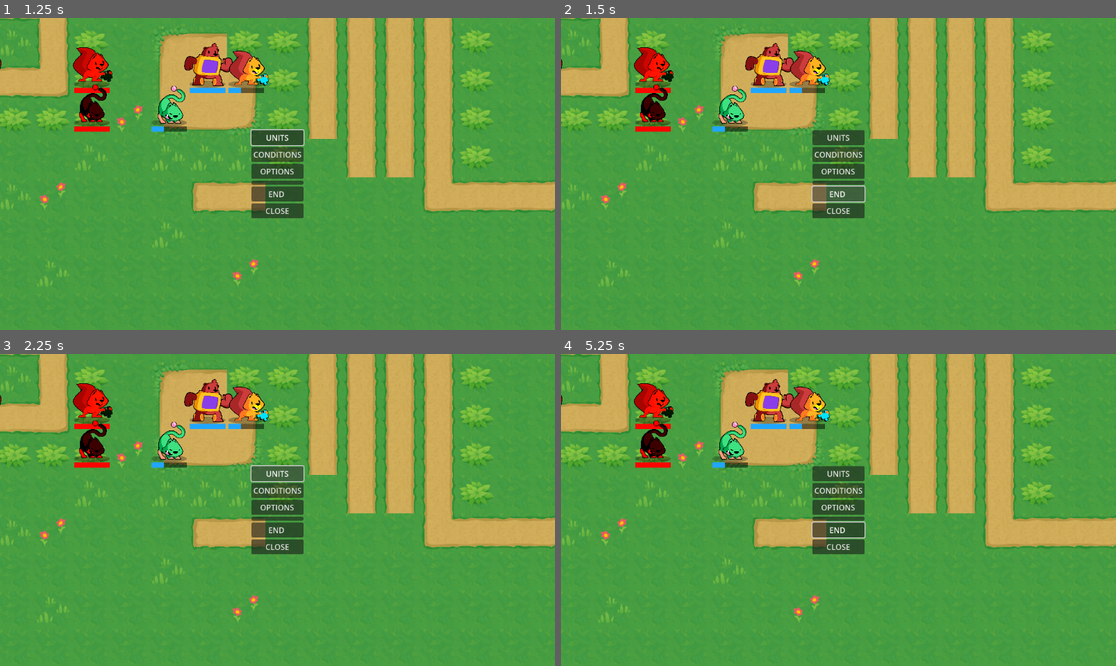
Above: before the commit, frames 1-4 (two rows, left to right).
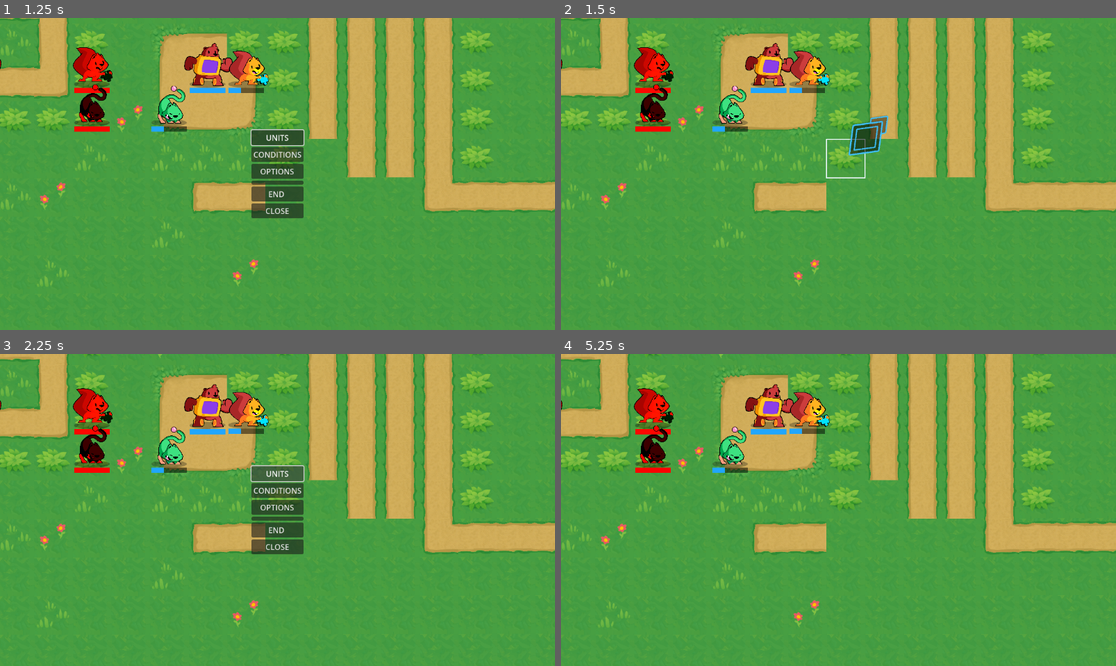
Above: after the commit, the same moments.

Repository: oldhame19/TTRPG
Game: Godot game, scene res://Main.tscn
Same seed, same stepped clock (60 frames per second), same inputs: the game is played once before the commit and once after it.
Inputs (mouse positions are in pixels of both pictures, inside the frame that each line leads up to):
- Up to frame 1 (1.25 s): tap Enter (ui_accept) at 0.5, 0.77 s; move the mouse to (399, 158) at 0.52 s; press the mouse at (399, 158) at 0.53 s; hold Right (ui_right) from 0.53 s (still down)
- Up to frame 2 (1.5 s): release Right (ui_right) at 1.25 s; release the mouse at (960, 158) at 1.25 s; click "END" at 1.25 s
- Up to frame 3 (2.25 s): click (277, 472) at 2 s, where only the run before the commit has a clickable "UNITS"
- Up to frame 4 (5.25 s): click "CONDITIONS" at 2.75 s; click "OPTIONS" at 3.5 s; move the mouse to (727, 525) at 4.27 s; hold Down (ui_down) 4.28-5.03 s; click (727, 525) at 4.35 s; tap Enter (ui_accept) at 5 s; move the mouse to (894, 441) at 5.02 s; press the mouse at (894, 441) at 5.03 s; hold Right (ui_right) from 5.03 s (still down)

Frame 1 is identical in both runs. In frame 2, 2.9% of the frame differs, in the area x 10-100%, y 11-65%; in frame 3, 10%; in frame 4, 13%, in the area x 0-100%, y 0-88%.

Commit message:
Turn logic (i think)

Diff:
--- a/Combat/Scripts/turn_manager.gd
+++ b/Combat/Scripts/turn_manager.gd
@@ -7,8 +7,12 @@
 
 var phases = ["player", "enemy"] # add "ally" if needed
 var current_phase_index := 0
+var _phase_ending = false
 
-var unit_groups := {} # { "player": [], "enemy": [] }
+var unit_groups := {
+	"player": [],
+	"enemy": []
+}
 
 func _ready():
 	start_phase(phases[current_phase_index])
@@ -18,7 +22,9 @@
 	print("Starting phase:", phase_name)
 
 	var units = unit_groups.get(phase_name, [])
-	units = units.filter(func(u): return is_instance_valid(u) and not u.is_dead)
+	units = units.filter(func(u):
+		return is_instance_valid(u) and not u.is_dead
+	)
 
 	if units.is_empty():
 		end_phase()
@@ -38,18 +44,29 @@
 		if not is_instance_valid(u) or u.is_dead:
 			continue
 		await get_tree().create_timer(0.5).timeout # wait half a second
-		u.take_turn()
+		#u.take_turn()
 	end_phase()
 
 func end_phase():
+	if _phase_ending:
+		print("Ignoring repeated end_phase call")
+		return
+	_phase_ending = true
+
+	print("end_phase called, current phase:", phases[current_phase_index])
+
 	emit_signal("phase_ended", phases[current_phase_index])
 	current_phase_index = (current_phase_index + 1) % phases.size()
+	print("Switched to phase index:", current_phase_index)
 
-	# Check win/lose before starting next phase
 	if _check_battle_end():
+		_phase_ending = false
 		return
 
 	start_phase(phases[current_phase_index])
+	_phase_ending = false
+
+
 
 func _check_battle_end() -> bool:
 	if unit_groups["enemy"].filter(func(u): return is_instance_valid(u) and not u.is_dead).is_empty():
@@ -59,3 +76,15 @@
 		emit_signal("battle_ended", "enemy")
 		return true
 	return false
+
+func unit_finished_turn(unit: Unit) -> void:
+	unit.has_acted = true
+	unit.update_acted_visual()
+
+	var current_phase = phases[current_phase_index]
+	var remaining = unit_groups[current_phase].filter(
+		func(u):
+			return is_instance_valid(u) and not u.is_dead and not u.has_acted
+	)
+	if remaining.is_empty():
+		end_phase()
--- a/GUI/PauseMenu/PauseMenu.gd
+++ b/GUI/PauseMenu/PauseMenu.gd
@@ -1,5 +1,7 @@
 extends CanvasLayer
+class_name PauseMenu
 @onready var cursor: Cursor = get_parent()._cursor
+@onready var turn_manager = get_parent().turn_manager
 
 func _ready() -> void:
 	$VBoxContainer/UnitsButton.grab_focus()
@@ -18,7 +20,10 @@
 
 
 func _on_end_turn_button_pressed() -> void:
-	pass # Replace with function body.
+	if turn_manager:
+		turn_manager.end_phase()
+
+	queue_free()
 
 
 
--- a/GameBoard/Scripts/GameBoard.gd
+++ b/GameBoard/Scripts/GameBoard.gd
@@ -43,8 +43,6 @@
 @onready var _map: TileMapLayer = $Map
 @onready var _cursor: Cursor = $Cursor
 
-
-
 func _ready() -> void:
 
 	_movement_costs = _map.get_movement_costs(grid)
@@ -76,6 +74,8 @@
 	turn_manager.phase_ended.connect(_on_phase_ended)
 	turn_manager.battle_ended.connect(_on_battle_ended)
 
+	start_battle()
+
 func _unhandled_input(event: InputEvent) -> void:
 	if _current_trade_scene != null:
 		# Ignore all input while trade UI is active
@@ -94,7 +94,8 @@
 func start_battle():
 	# Add TurnManager to scene tree
 	add_child(turn_manager)
-
+	for cell in _units.keys():
+		var u = _units[cell]
 	# Collect units into the turn manager's groups
 	var player_units = []
 	var enemy_units = []
@@ -110,12 +111,19 @@
 		"player": player_units,
 		"enemy": enemy_units
 	}
-	# Start the first phase
-	turn_manager.start_phase(turn_manager.phases[0])
-
-func _on_phase_started():
-	print("A new phase has started!")
-	# Put your start-of-phase logic here
+
+
+func _on_phase_started(phase_name: String):
+	if phase_name == "enemy":
+		# Disable/hide cursor & input for player
+		$Cursor.hide()
+		$Cursor.process_mode = Node.PROCESS_MODE_DISABLED
+		# Optionally disable player controls globally here
+	elif phase_name == "player":
+		# Enable/show cursor & input for player
+		$Cursor.show()
+		$Cursor.process_mode = Node.PROCESS_MODE_INHERIT
+		# Enable player controls again
 
 func _on_phase_ended():
 	print("The current phase has ended!")
@@ -125,16 +133,37 @@
 	print("The battle has ended!")
 	# Put your battle cleanup or victory/defeat screen logic here
 
-func _on_unit_finished_turn(unit: Unit):
-	unit.has_acted = true
-	unit.update_acted_visual()
-	# Check if all player units have acted
-	if turn_manager.phases[turn_manager.current_phase_index] == "player":
-		var remaining = turn_manager.unit_groups["player"].filter(
-			func(u): return is_instance_valid(u) and not u.is_dead and not u.has_acted
-		)
-		if remaining.is_empty():
-			turn_manager.end_phase()
+func _on_unit_died(unit: Unit) -> void:
+	if unit == null or not is_instance_valid(unit):
+		return
+
+	# Remove unit from _units dictionary by cell key
+	var cell_to_remove = null
+	for cell_key in _units.keys():
+		if _units[cell_key] == unit:
+			cell_to_remove = cell_key
+			break
+	if cell_to_remove != null:
+		_units.erase(cell_to_remove)
+
+	# If this unit is currently selected, deselect and clear
+	if _active_unit == unit:
+		_deselect_active_unit()
+		_clear_active_unit()
+
+	# Remove unit node from scene tree (removes from display and processing)
+	unit.queue_free()
+
+	# Optionally, update overlays, paths, etc.
+	_unit_overlay.clear()
+	_unit_path.stop()
+
+	# Optionally update turn manager to remove dead unit from groups
+	for group_key in turn_manager.unit_groups.keys():
+		turn_manager.unit_groups[group_key] = turn_manager.unit_groups[group_key].filter(func(u): return u != unit)
+
+	print("Unit", unit.name, "removed from board after death.")
+
 
 ## Returns true if the cell is occupied by a unit.
 func is_occupied(cell: Vector2) -> bool:
@@ -300,6 +329,7 @@
 		if unit == null:
 			continue
 
+		unit.connect("unit_died", self._on_unit_died)
 		unit.grid = grid  # assign grid early for unit
 
 		# recalc cell and snap position
@@ -641,10 +671,12 @@
 	else:
 		_show_pause_menu()
 
-func _on_combat_finished():
+func _on_combat_finished(attacker: Unit):
 	# Your code to handle what happens after combat ends
 	print("Combat finished!")
 	# For example, refresh units, clear menus, etc.
+
+	turn_manager.unit_finished_turn(attacker)
 	_clear_active_unit()
 	_current_action_menu = null
 	if combat_manager_instance:
--- a/Units/Unit.gd
+++ b/Units/Unit.gd
@@ -12,6 +12,7 @@
 
 @export var has_moved = false
 @export var has_acted = false
+var is_dead = false
 
 @export var move_speed := 600.0
 @export var grid: Resource ## Shared resource of type Grid, used to calculate map coordinates.
@@ -74,6 +75,8 @@
 	rng.randomize()
 	initialize_stats()
 	update_hp_bar()
+
+	connect("unit_died", self._on_unit_died)
 
 
 func initialize_stats() -> void:
@@ -458,3 +461,9 @@
 	else:
 		# Normal color
 		_sprite.modulate = Color(1, 1, 1, 1)
+
+func _on_unit_died(dead_unit: Unit) -> void:
+	# Since this is the unit's own signal, dead_unit should be self
+	if dead_unit == self:
+		is_dead = true
+		print(name, "died.")
